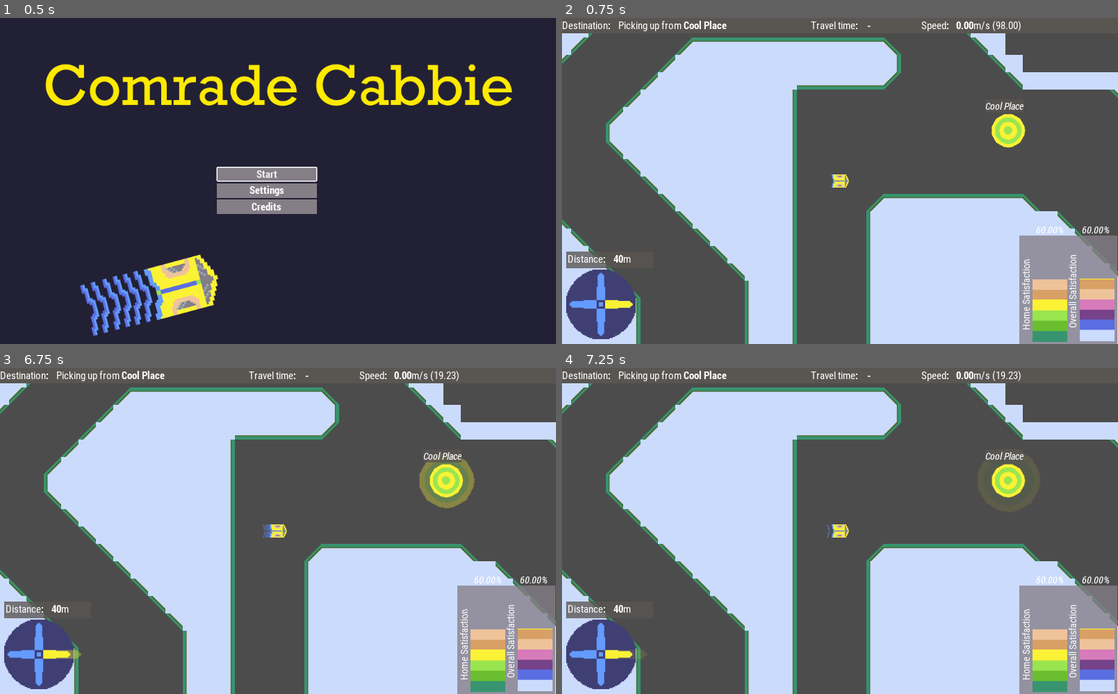
Above: before the commit, frames 1-4 (two rows, left to right).
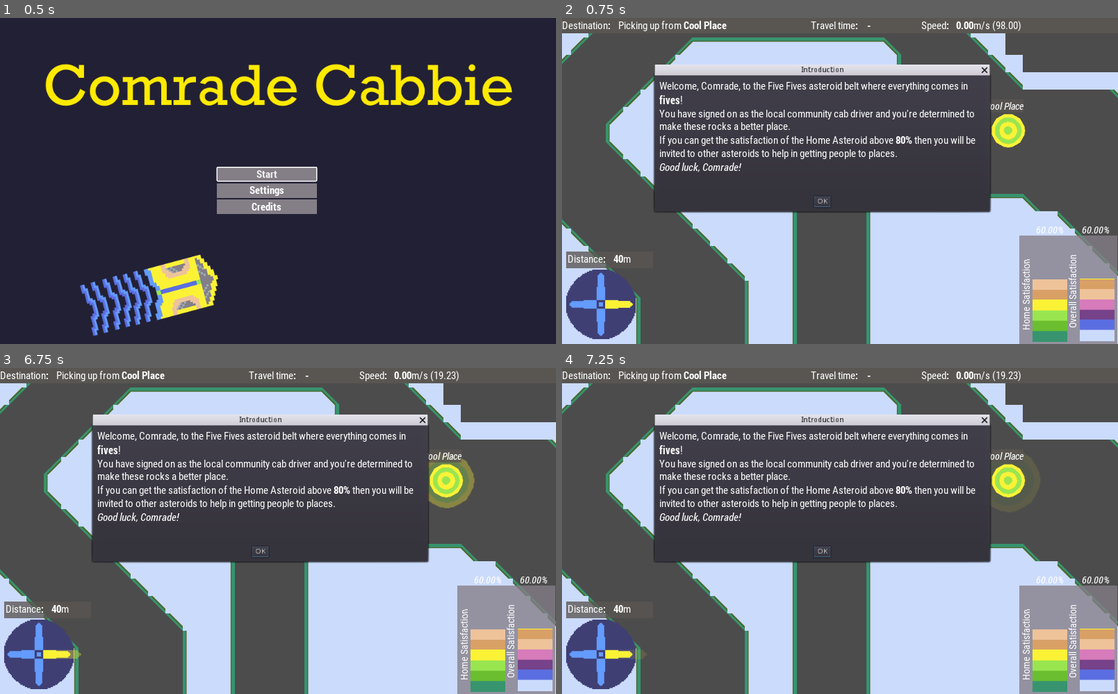
Above: after the commit, the same moments.

Repository: broquaint/comrade-cabbie
Game: Godot game, scene res://Root.tscn
Same seed, same stepped clock (60 frames per second), same inputs: the game is played once before the commit and once after it.
Inputs (mouse positions are in pixels of both pictures, inside the frame that each line leads up to):
- Up to frame 1 (0.5 s): no input
- Up to frame 2 (0.75 s): click "Start" at 0.5 s
- Up to frame 3 (6.75 s): click (261, 550) at 1.25 s, where only the run after the commit has a clickable "OK"; hold Right (move_right) 2.03-2.78 s; hold Left (move_left) 2.78-3.53 s; hold Right (move_right) 3.53-4.28 s; hold Up (move_up) 4.28-5.03 s; hold Left (move_left) 5.03-5.75 s; tap Escape (pause) at 5.65 s; click "Leave The World" at 5.75 s; click "Start" at 6.5 s
- Up to frame 4 (7.25 s): no input

Frame 1 is identical in both runs. In frame 2, 17% of the frame differs, in the area x 16-78%, y 14-60%; in frame 3, 17%; in frame 4, 17%.

Commit message:
Have some explanatory text
It's not good text, but it provides a spot of context.

Diff:
--- a/FontTheme.tres
+++ b/FontTheme.tres
@@ -14,6 +14,13 @@
 size = 20
 font_data = SubResource( 3 )
 
+[sub_resource type="DynamicFontData" id=7]
+font_path = "res://assets/robotocondensed-italic.ttf"
+
+[sub_resource type="DynamicFont" id=8]
+size = 20
+font_data = SubResource( 7 )
+
 [sub_resource type="DynamicFontData" id=1]
 font_path = "res://assets/robotocondensed-regular.ttf"
 
@@ -25,3 +32,4 @@
 default_font = SubResource( 2 )
 Label/fonts/font = SubResource( 6 )
 RichTextLabel/fonts/bold_font = SubResource( 4 )
+RichTextLabel/fonts/italics_font = SubResource( 8 )
--- a/GameState.gd
+++ b/GameState.gd
@@ -67,6 +67,9 @@
 func set_sfx(mute_state):
 	save_setting_value('sfx', mute_state)
 
+func intro_acknowledged():
+	set_seen_intro(true)
+
 func on_picking_up(pickup: PickupPoint):
 	pass
 func on_new_pickup(dropoff: DropoffPoint, calc_travel_distance: int):
--- a/HUD.tscn
+++ b/HUD.tscn
@@ -398,6 +398,30 @@
 focus_neighbour_bottom = NodePath("../Resume")
 text = "Leave The World"
 
+[node name="IntroPopup" type="AcceptDialog" parent="."]
+visible = true
+margin_left = 171.316
+margin_top = 106.345
+margin_right = 788.316
+margin_bottom = 356.345
+window_title = "Introduction"
+
+[node name="IntroText" type="RichTextLabel" parent="IntroPopup"]
+margin_left = 8.0
+margin_top = 8.0
+margin_right = 609.0
+margin_bottom = 214.0
+theme = ExtResource( 13 )
+bbcode_enabled = true
+bbcode_text = "Welcome, Comrade, to the Five Fives asteroid belt where everything comes in [b]fives[/b]!
+You have signed on as the local community cab driver and you're determined to make these rocks a better place.
+If you can get the satisfaction of the Home Asteroid above [b]80%[/b] then you will be invited to other asteroids to help in getting people to places.
+[i]Good luck, Comrade![/i]"
+text = "Welcome, Comrade, to the Five Fives asteroid belt where everything comes in fives!
+You have signed on as the local community cab driver and you're determined to make these rocks a better place.
+If you can get the satisfaction of the Home Asteroid above 80% then you will be invited to other asteroids to help in getting people to places.
+Good luck, Comrade!"
+
 [node name="Title" type="Sprite" parent="."]
 pause_mode = 2
 visible = false
--- a/Player.gd
+++ b/Player.gd
@@ -123,9 +123,6 @@
 		velocity = velocity.normalized() * max_speed
 
 	velocity = move_and_slide(velocity)
-
-func toggle_sfx():
-	$ShipSound.volume_db = -10.0 if $ShipSound.volume_db != -80.0 else -80.0
 
 func _ready():
 	$Decelerating.connect('timeout', self, 'now_decelerating')
--- a/Root.gd
+++ b/Root.gd
@@ -31,6 +31,7 @@
 	$Player.connect('compass_update', $HUD/Compass, 'on_compass_update')
 	$Player.connect('compass_update', $HUD/Compass/Needle, 'on_compass_update')
 
+	$HUD/IntroPopup.connect('confirmed', GameState, 'intro_acknowledged')
 	GameState.connect('satisfaction_update', $HUD/MessageLog, 'on_message')
 	GameState.load_data()
 
@@ -40,6 +41,7 @@
 		AudioServer.set_bus_mute(2, true)
 	setup()
 
+# Used during start+restart
 func setup():
 	GameState.initialize()
 	$HUD/DestFlashControl.reset()
@@ -49,6 +51,14 @@
 	$Player.position = Vector2(2000, 1000)
 	$Player.set_next_pickup($HomeAsteroid)
 	$HUD/SatisfactionMeter.set_asteroid_meter($HomeAsteroid)
+
+# Used coming from Title screen
+func start_game():
+	GameState.current_state = GameState.States.PLAYING
+	get_tree().paused = false
+	play_music()
+	if not GameState.settings['seen_intro']:
+		$HUD/IntroPopup.popup()
 
 func play_music():
 	if $SoundTrack.playing:
--- a/TitleMenu.gd
+++ b/TitleMenu.gd
@@ -15,9 +15,7 @@
 	$Start.grab_focus()
 
 func start_game():
-	GameState.current_state = GameState.States.PLAYING
-	get_tree().paused = false
-	root().play_music()
+	root().start_game()
 	$'../Title'.hide()
 	hide()
 
Not shown: 1 places in FontTheme.tres that only renumber resources
